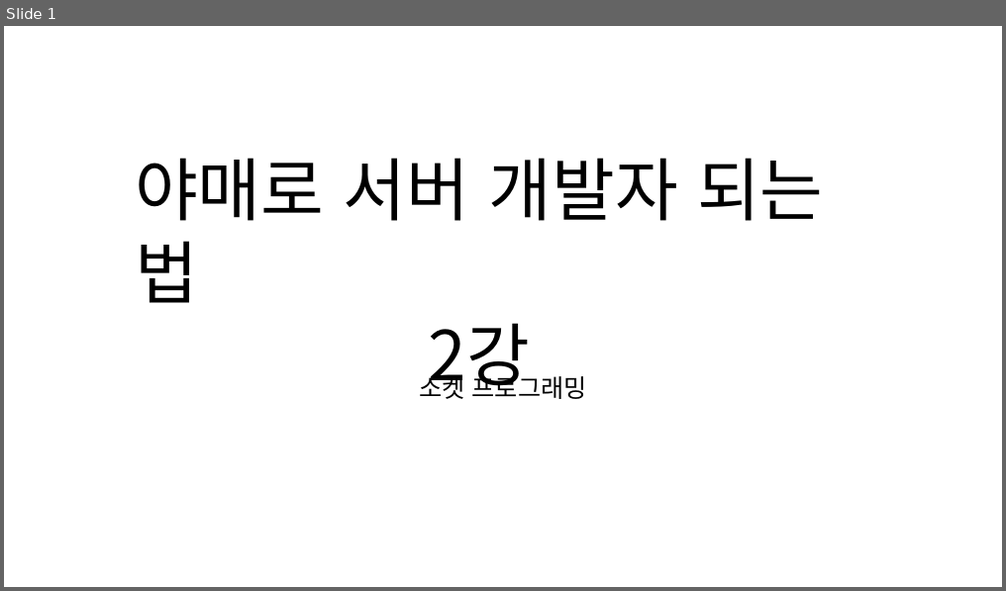
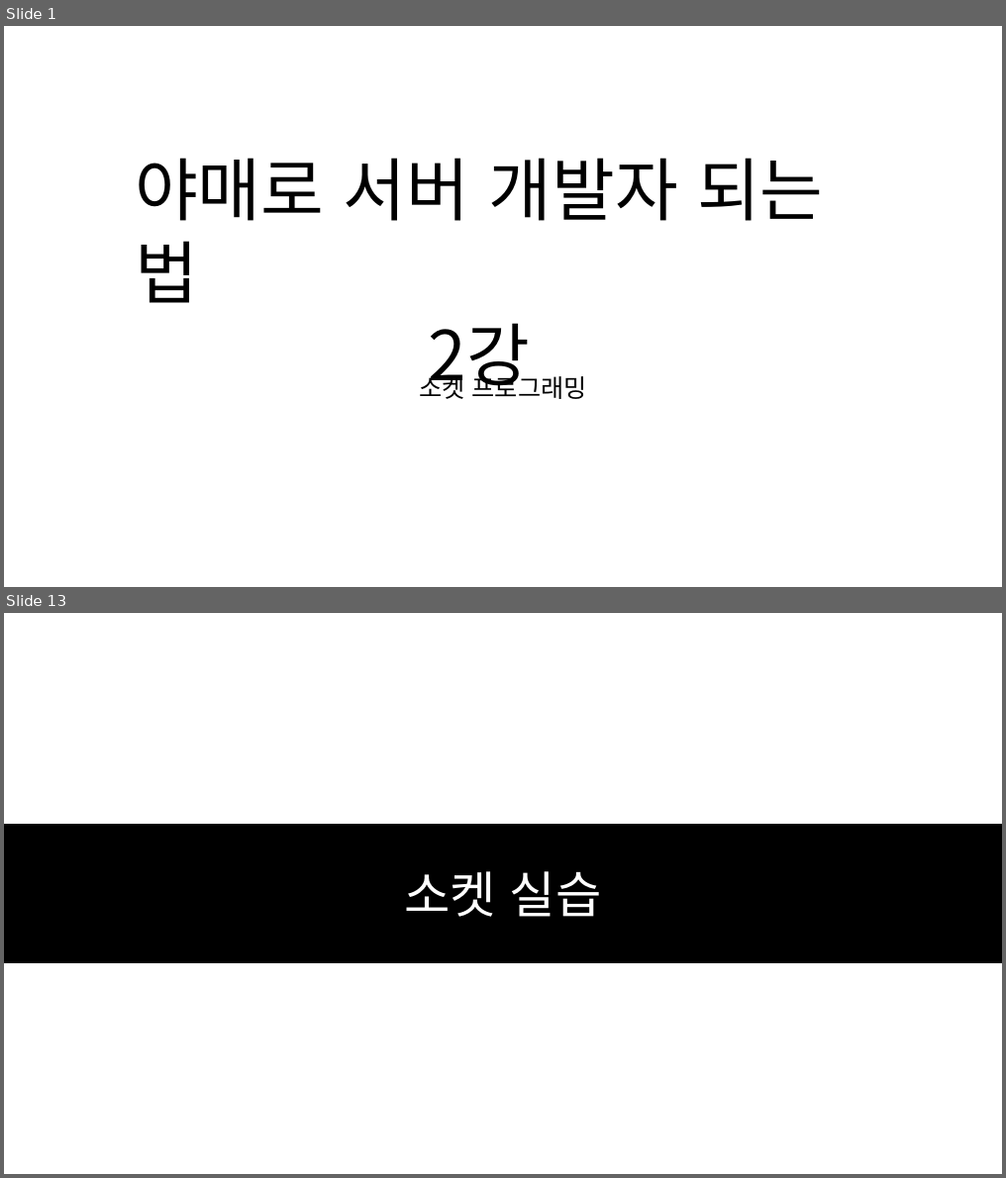
Before and after one commit to SEH00N/SDLU, a slide deck: ServerLecture/PT/2강 소켓 프로그래밍.pptx. Shown one above the other, each under a label of ours: slide 1 before the commit, slides 1 and 13 after it; the slides between them are not shown. The pictures are 1006x591 and 1006x1178 pixels, drawn with LibreOffice and Linux fonts; fonts in the diff are those of the drawing. Boxes give left, top, right and bottom in pixels: in the first picture for what was removed or moved away, otherwise in the second. Text is boxed around its words. In the diff, an @@ line names an element or a change of style, - is before the commit and + after.

```diff
--- a/ServerLecture/PT/2강 소켓 프로그래밍.pptx
+++ b/ServerLecture/PT/2강 소켓 프로그래밍.pptx
@@ slide 13 added at bbox=[4, 613, 1002, 1174], background #FFFFFF @@
@@ rectangle added at bbox=[4, 824, 1002, 962], fill #000000, outline #000000 1 pt, 48 pt, text #FFFFFF @@
+소켓 실습
```
Also in this commit, not shown: 1 slide changed, 11 other slides added, 3 other files.
